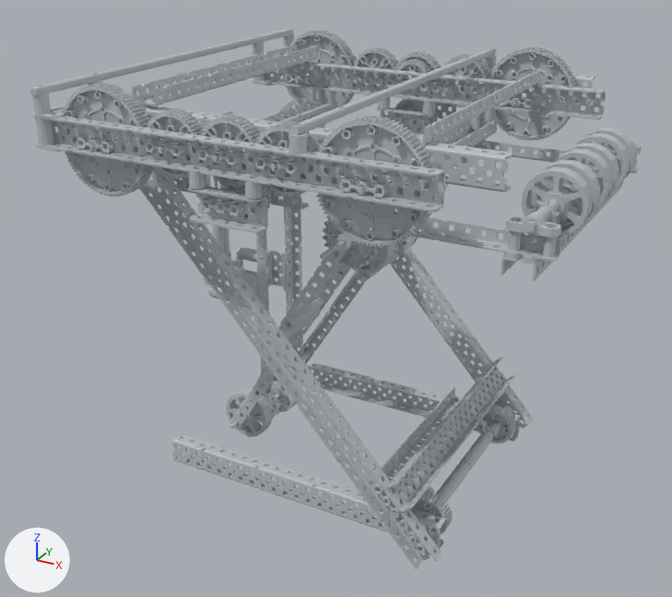
The glTF model public/models/robot-74000m-assembly.glb: old version first, new version second.
One viewpoint serves both versions: a 50 mm camera at (455.0, -926.0, 263.0) aimed at (62.0, -212.0, -94.0). Arrows for +X, +Y and +Z are at lower left; the lights stay in place. The first picture is the older version. Where no turn or scale is listed for an object, it has been applied to the vertices.

The scene before the commit, as lines of its bpy script (objects in view):
```python
me_part_0091 = bpy.data.meshes.new('part_0091')
me_part_0091.from_pydata(...)  # 5395 vertices, 10822 faces; spans x -26.4..26.4, y -6.3..6.3, z -26.4..26.4
me_part_0091.materials.append(mat_defaultmaterial_091)
me_part_0100 = bpy.data.meshes.new('part_0100')
me_part_0100.from_pydata(...)  # 14972 vertices, 30040 faces; spans x -45.5..45.5, y -6.3..6.3, z -45.5..45.5
me_part_0100.materials.append(mat_defaultmaterial_100)
me_part_0116 = bpy.data.meshes.new('part_0116')
me_part_0116.from_pydata(...)  # 4063 vertices, 8718 faces; spans x -178.0..178.0, y -7.0..7.0, z -13.0..13.0
me_part_0116.materials.append(mat_defaultmaterial_116)
ob_part_0091 = bpy.data.objects.new('part_0091', me_part_0091)
ob_part_0091.location = (54.0, -359.0, 82.0)
ob_part_0100 = bpy.data.objects.new('part_0100', me_part_0100)
ob_part_0100.location = (-66.0, -362.0, 76.0)
ob_part_0116 = bpy.data.objects.new('part_0116', me_part_0116)
ob_part_0116.location = (55.0, -379.0, 83.0)
# also in view: 'part_0362' at (68.0, -317.0, -110.0); 'part_0107' at (67.0, -317.0, 83.0); 'part_0282' at (47.0, -234.0, -106.0); 'part_0000' at (67.0, -60.0, 83.0); 'part_0359' at (68.0, -64.0, -110.0)
```
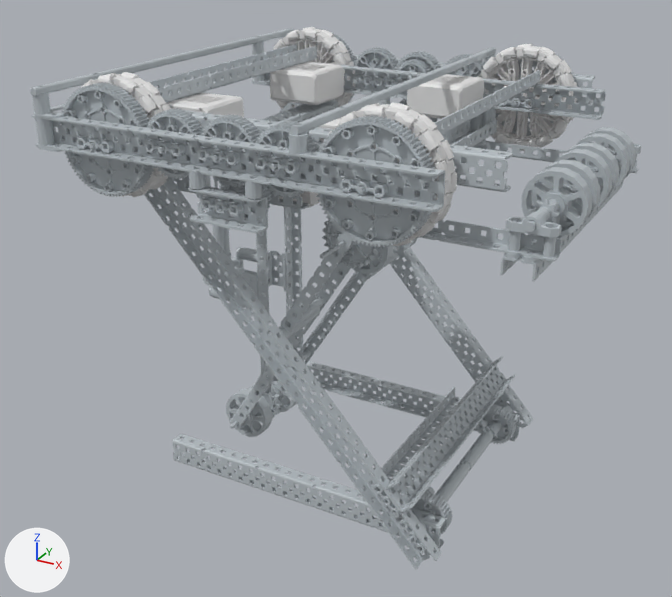
Commit message: Restore the robot's omni wheels and V5 motors.

Not visible in the pictures: 'motor_02'.

Changed parts and their boxes (x1, y1, x2, y2) in the pictures (672 x 597 px):
'wheel_01', added: after (477, 44, 577, 151)
'wheel_02', added: after (328, 102, 457, 246)
'motor_01', added: after (270, 62, 344, 105)
'motor_00', added: after (407, 74, 484, 119)
'wheel_00', added: after (269, 27, 355, 114)
'wheel_03', added: after (81, 72, 171, 197)
'motor_04', added: after (163, 92, 244, 127)
'motor_03', added (mostly hidden): after (279, 191, 320, 208)
'motor_05', added (mostly hidden): after (319, 109, 361, 142)
'part_0020', unchanged, covered by the edit: before (485, 47, 578, 141); after (491, 47, 578, 136)
'part_0014', unchanged, covered by the edit: before (285, 30, 356, 114); after (304, 31, 356, 103)

Edits to the bpy script that builds the scene:
```text
Add me_motor:
    me_motor.from_pydata(...)  # 1998 vertices, 4180 faces; spans x -28.5..28.5, y -44.2..27.4, z -16.5..16.5
Add me_wheel:
    me_wheel.from_pydata(...)  # 4376 vertices, 9000 faces; spans x -50.8..50.8, y -50.7..50.7, z -12.4..12.4
Add ob_motor_05:
    ob_motor_05 = bpy.data.objects.new('motor_05', me_motor)
    ob_motor_05.parent = ob_world
    ob_motor_05.location = (117.8, -277.9, 83.33)
    ob_motor_05.rotation_euler = (-0.0175, 3.142, 0.0)  # degrees (-1, 180, 0)
Add ob_motor_04:
    ob_motor_04 = bpy.data.objects.new('motor_04', me_motor)
    ob_motor_04.parent = ob_world
    ob_motor_04.location = (-34.62, -278.2, 82.31)
    ob_motor_04.rotation_euler = (0.0, 3.142, 0.0)  # degrees (0, 180, 0)
Add ob_motor_03:
    ob_motor_03 = bpy.data.objects.new('motor_03', me_motor)
    ob_motor_03.parent = ob_world
    ob_motor_03.location = (62.93, -277.7, 43.41)
    ob_motor_03.rotation_euler = (0.0, 3.142, 0.0)  # degrees (0, 180, 0)
Add ob_motor_02:
    ob_motor_02 = bpy.data.objects.new('motor_02', me_motor)
    ob_motor_02.parent = ob_world
    ob_motor_02.location = (62.93, -99.13, 43.41)
    ob_motor_02.rotation_euler = (0.0, 0.0000303, 3.142)  # degrees (0, 0, 180)
Add ob_motor_01:
    ob_motor_01 = bpy.data.objects.new('motor_01', me_motor)
    ob_motor_01.parent = ob_world
    ob_motor_01.location = (-34.62, -98.62, 82.31)
    ob_motor_01.rotation_euler = (0.0, 0.0, 3.142)  # degrees (0, 0, 180)
Add ob_motor_00:
    ob_motor_00 = bpy.data.objects.new('motor_00', me_motor)
    ob_motor_00.parent = ob_world
    ob_motor_00.location = (117.8, -98.92, 83.33)
    ob_motor_00.rotation_euler = (0.0175, 0.0, 3.142)  # degrees (1, 0, 180)
Add ob_wheel_03:
    ob_wheel_03 = bpy.data.objects.new('wheel_03', me_wheel)
    ob_wheel_03.parent = ob_world
    ob_wheel_03.location = (-66.39, -342.3, 76.41)
    ob_wheel_03.rotation_euler = (-1.571, -1.571, 0.0)  # degrees (-90, -90, 0)
Add ob_wheel_02:
    ob_wheel_02 = bpy.data.objects.new('wheel_02', me_wheel)
    ob_wheel_02.parent = ob_world
    ob_wheel_02.location = (175.5, -342.3, 76.0)
    ob_wheel_02.rotation_euler = (-1.571, -1.571, 0.0)  # degrees (-90, -90, 0)
Add ob_wheel_01:
    ob_wheel_01 = bpy.data.objects.new('wheel_01', me_wheel)
    ob_wheel_01.parent = ob_world
    ob_wheel_01.location = (175.5, -34.53, 76.0)
    ob_wheel_01.rotation_euler = (1.571, 1.571, 0.0)  # degrees (90, 90, 0)
Add ob_wheel_00:
    ob_wheel_00 = bpy.data.objects.new('wheel_00', me_wheel)
    ob_wheel_00.parent = ob_world
    ob_wheel_00.location = (-66.39, -34.53, 76.41)
    ob_wheel_00.rotation_euler = (1.571, 1.571, 0.0)  # degrees (90, 90, 0)
```
